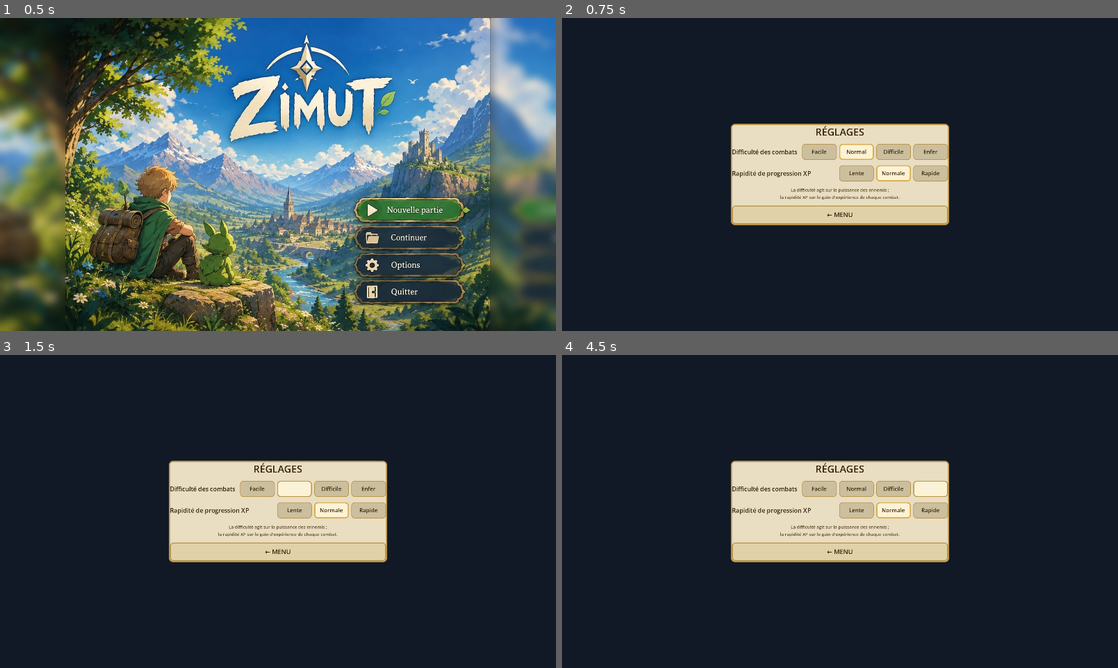
Above: before the commit, frames 1-4 (two rows, left to right).
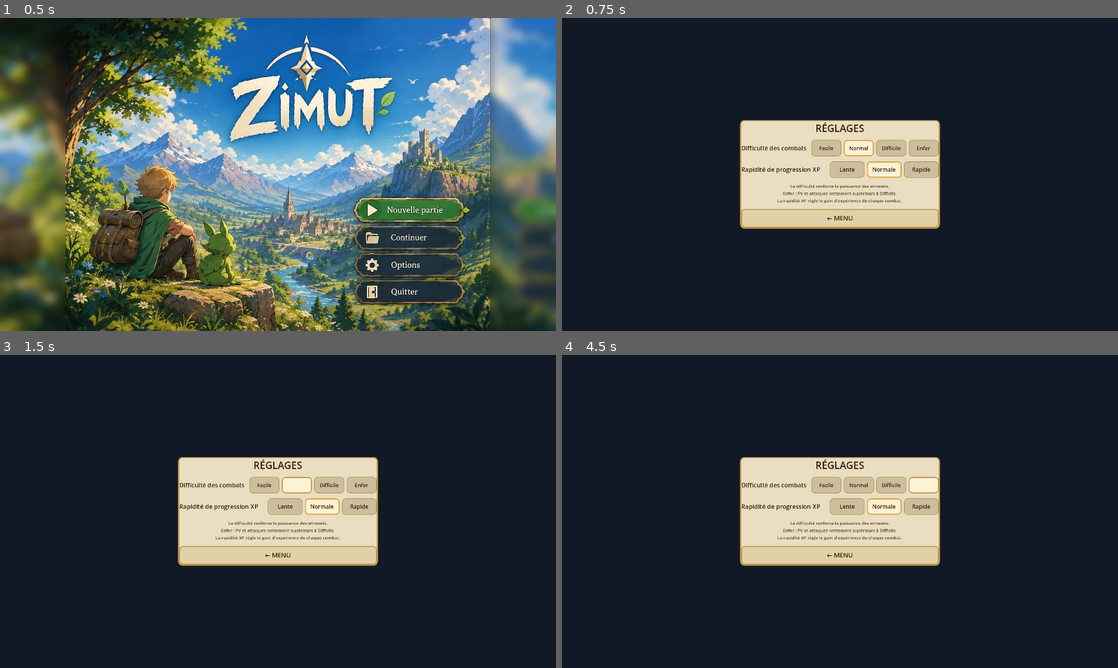
Above: after the commit, the same moments.

Repository: CharlieG42/Zimut
Game: Godot game, scene res://scenes/MainMenu.tscn
The game is run twice, just before and just after one commit, with the same random seed, the same clock (stepped at 60 frames per second) and the same inputs.
Inputs (mouse positions are in pixels of both pictures, inside the frame that each line leads up to):
- Up to frame 1 (0.5 s): no input
- Up to frame 2 (0.75 s): click (973, 265) at 0.5 s
- Up to frame 3 (1.5 s): click "Normal" at 1.25 s
- Up to frame 4 (4.5 s): click "Normal" at 2 s; click "Facile" at 2.75 s; click "Difficile" at 3.5 s; click "Enfer" at 4.25 s

Frame 1 is identical in both runs. In frame 2, 5.6% of the frame differs, in the area x 30-70%, y 32-68%; in frame 3, 5.5%; in frame 4, 5.6%.

Commit message:
Expose Enfer difficulty in settings UI

Diff:
--- a/prototype/zimut/scripts/SettingsUI.gd
+++ b/prototype/zimut/scripts/SettingsUI.gd
@@ -1,7 +1,6 @@
 extends CanvasLayer
 
-## SettingsUI.gd — Écran de réglages : difficulté des combats (Facile / Normal /
-## Difficile) et rapidité de progression XP (Lente / Normale / Rapide).
+## SettingsUI.gd — Réglages des combats et de la progression XP.
 ## Les choix sont persistés par l'autoload GameSettings.
 
 const COL_PANEL := Color(0.94, 0.89, 0.78, 0.97)
@@ -44,10 +43,11 @@
 		GameSettings.xp_speed, func(idx: int) -> void: GameSettings.set_xp_speed(idx)))
 
 	var hint := Label.new()
-	hint.text = "La difficulté agit sur la puissance des ennemis ;\nla rapidité XP sur le gain d'expérience de chaque combat."
+	hint.text = "La difficulté renforce la puissance des ennemis.\nEnfer : PV et attaques nettement supérieurs à Difficile.\nLa rapidité XP règle le gain d'expérience de chaque combat."
 	hint.add_theme_font_size_override("font_size", 15)
 	hint.add_theme_color_override("font_color", Color(0.35, 0.28, 0.12))
 	hint.horizontal_alignment = HORIZONTAL_ALIGNMENT_CENTER
+	hint.autowrap_mode = TextServer.AUTOWRAP_WORD_SMART
 	box.add_child(hint)
 
 	var back := Button.new()
@@ -77,11 +77,12 @@
 	group.add_theme_constant_override("separation", 8)
 	row.add_child(group)
 
+	var option_width: float = 104.0 if options.size() >= 4 else 120.0
 	for i: int in range(options.size()):
 		var opt := Button.new()
 		opt.text = options[i]
-		opt.custom_minimum_size = Vector2(120, 56)
-		opt.add_theme_font_size_override("font_size", 19)
+		opt.custom_minimum_size = Vector2(option_width, 56)
+		opt.add_theme_font_size_override("font_size", 18 if options.size() >= 4 else 19)
 		opt.focus_mode = Control.FOCUS_NONE
 		_refresh_opt(opt, i == current)
 		var idx_ref: int = i
